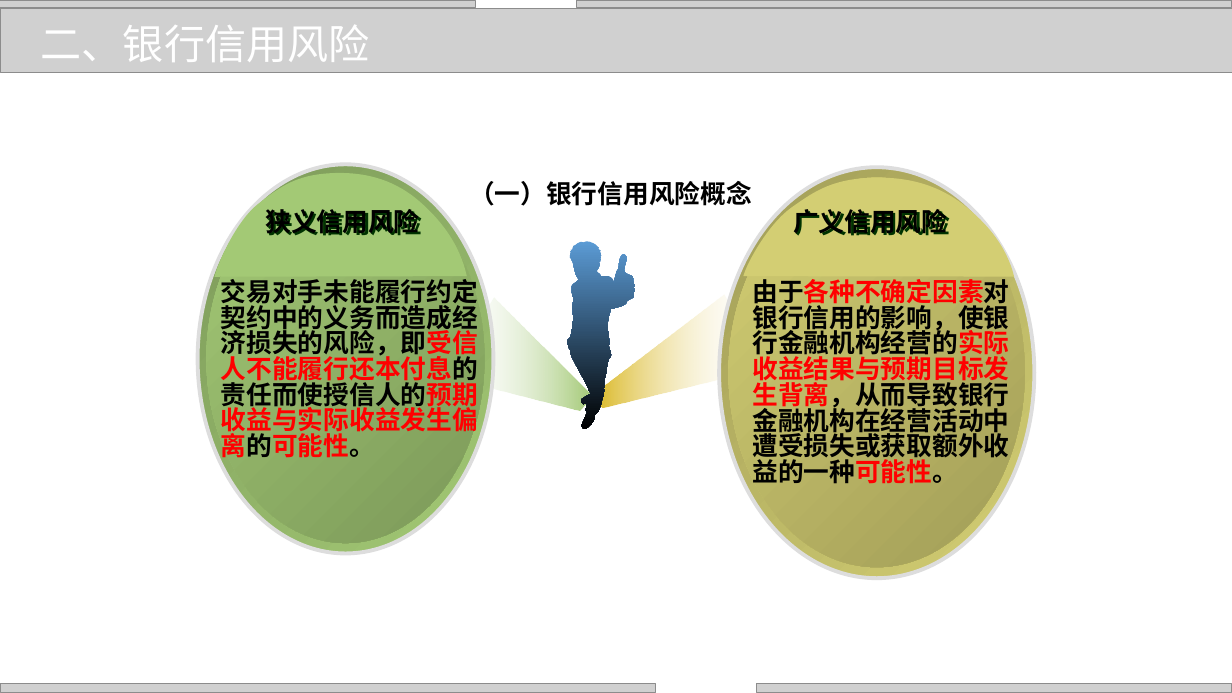
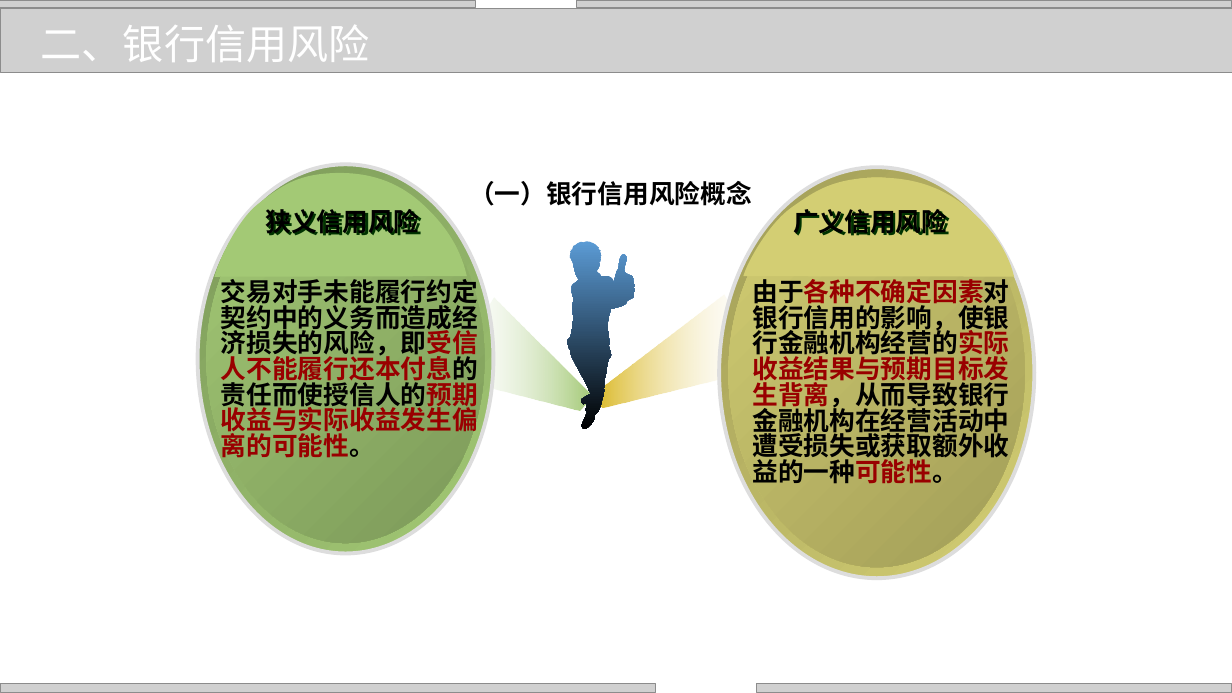
Before and after one commit to zhangjianzhang/internet_credit, a slide deck: slide 8 of files/slides/lecture_18.pptx. Drawn at 1232x693 pixels with LibreOffice and Linux fonts; fonts in the diff are those of the drawing; grey boxes stand for pictures; background and template pictures are left out. Boxes give left, top, right and bottom in pixels: in the first picture for what was removed or moved away, otherwise in the second. Text is boxed around its words. In the diff, an @@ line names an element or a change of style, - is before the commit and + after.

```diff
--- a/files/slides/lecture_18.pptx
+++ b/files/slides/lecture_18.pptx
@@ text "交易对手未能履行约定契约中的义务而造成经济损失的风险，即受信人不能履行还本付息的责任而使授信人的预期收益与实际收益发生偏 ..." at (221,275,478,462): text colour #FF0000 to #990000, text colour #000000 to #990000 in "交易对手未能履行约定契约中的义务而造成经济损失的风险，即受信人不能履行还本付息的责任而使授信人的预期收益与实际收益发生偏 ..." @@
@@ text "由于各种不确定因素对银行信用的影响，使银行金融机构经营的实际收益结果与预期目标发生背离，从而导致银行金融机构在经营活动中 ..." at (752,279,1009,484): text colour #FF0000 to #990000 in "由于各种不确定因素对银行信用的影响，使银行金融机构经营的实际收益结果与预期目标发生背离，从而导致银行金融机构在经营活动中 ..." @@
```
Also in this commit, not shown: 15 other slides changed, 2 slides removed, 7 other files.
